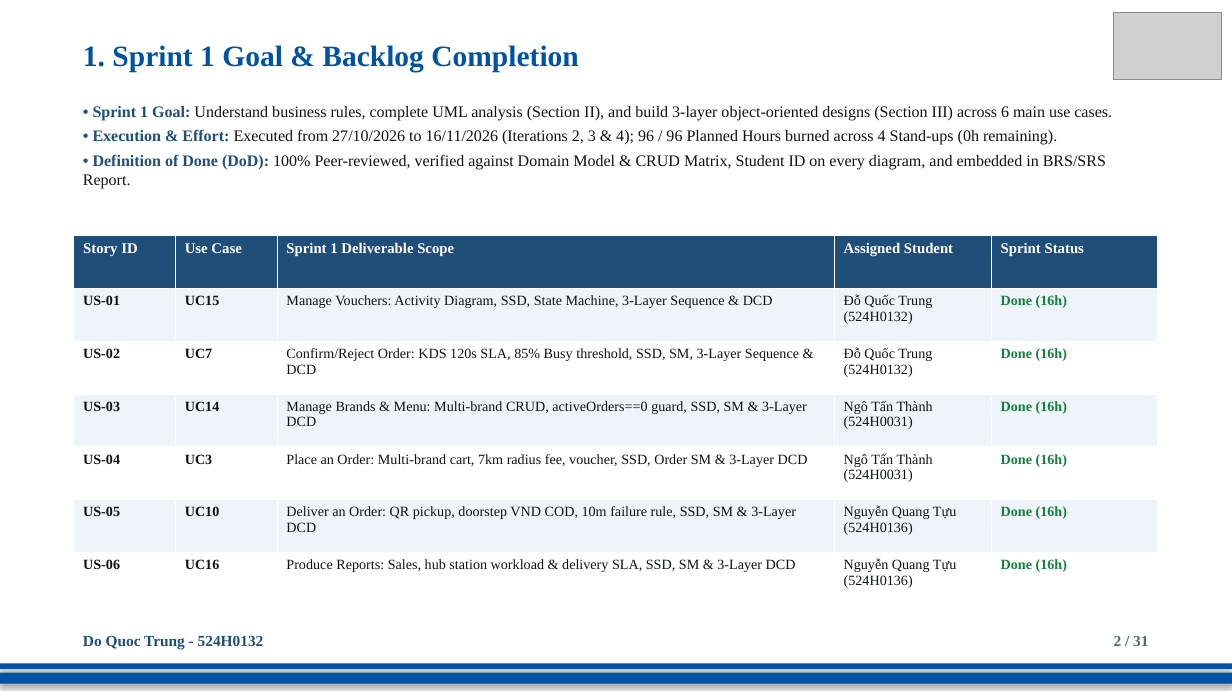
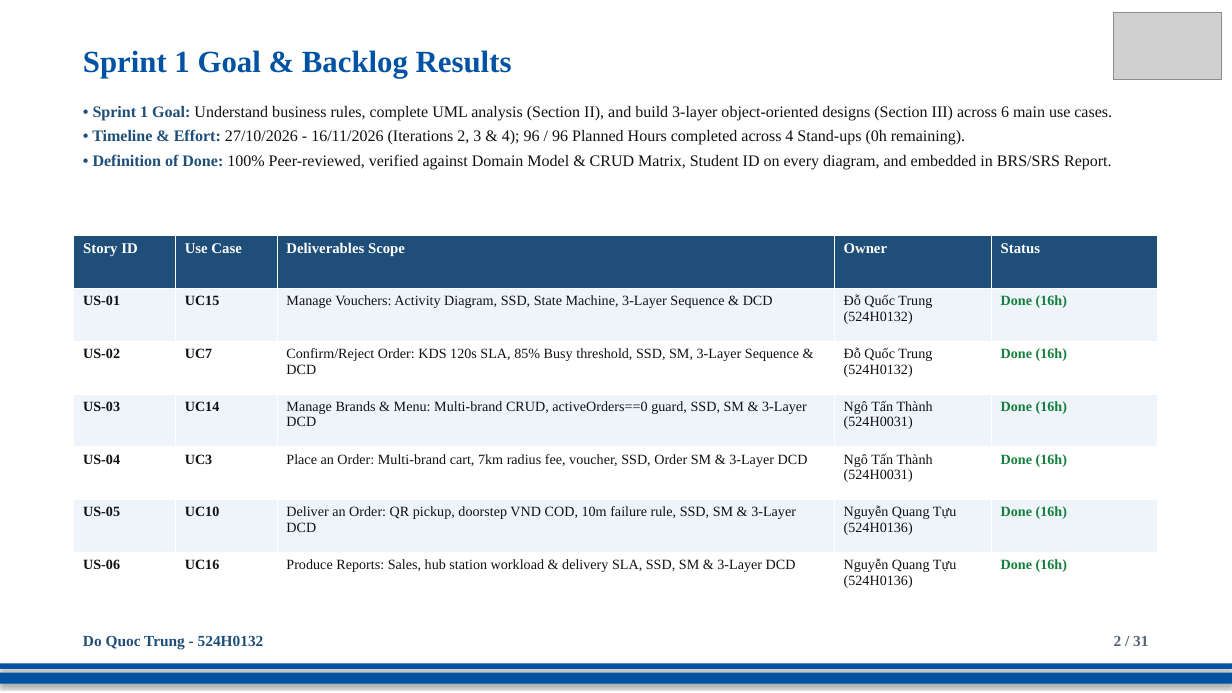
Before and after one commit to DoQuocTrung06/SaigonBite-RAD-TeamF10, a slide deck: slide 2 of Part_2/TeamF10_Presentation_for_SaigonBite.pptx. Drawn at 1232x693 pixels with LibreOffice and Linux fonts; fonts in the diff are those of the drawing; grey boxes stand for pictures. Boxes give left, top, right and bottom in pixels: in the first picture for what was removed or moved away, otherwise in the second. Text is boxed around its words. In the diff, an @@ line names an element or a change of style, - is before the commit and + after.

Commit message:
docs(presentation): purify slide titles to standard academic format without conversation leakage

```diff
--- a/Part_2/TeamF10_Presentation_for_SaigonBite.pptx
+++ b/Part_2/TeamF10_Presentation_for_SaigonBite.pptx
@@ text at (83, 50, 512, 78): text changed; size 23 to 24 pt @@
-1. Sprint 1 Goal & Backlog Completion
+Sprint 1 Goal & Backlog Results
@@ text at (92, 129, 1112, 170): text changed @@
-• Execution & Effort: Executed from 27/10/2026 to 16/11/2026 (Iterations 2, 3 & 4); 96 / 96 Planned Hours burned across 4 Stand-ups (0h remaining).
-• Definition of Done (DoD): 100% Peer-reviewed, verified against Domain Model & CRUD Matrix, Student ID on every diagram, and embedded in BRS/SRS Report.
+• Timeline & Effort: 27/10/2026 - 16/11/2026 (Iterations 2, 3 & 4); 96 / 96 Planned Hours completed across 4 Stand-ups (0h remaining).
+• Definition of Done: 100% Peer-reviewed, verified against Domain Model & CRUD Matrix, Student ID on every diagram, and embedded in BRS/SRS Report.
@@ table at (74, 236, 1158, 605) @@
-row 1: Story ID | Use Case | Sprint 1 Deliverable Scope | Assigned Student | Sprint Status
+row 1: Story ID | Use Case | Deliverables Scope | Owner | Status
```
Also in this commit, not shown: 29 other slides changed.
